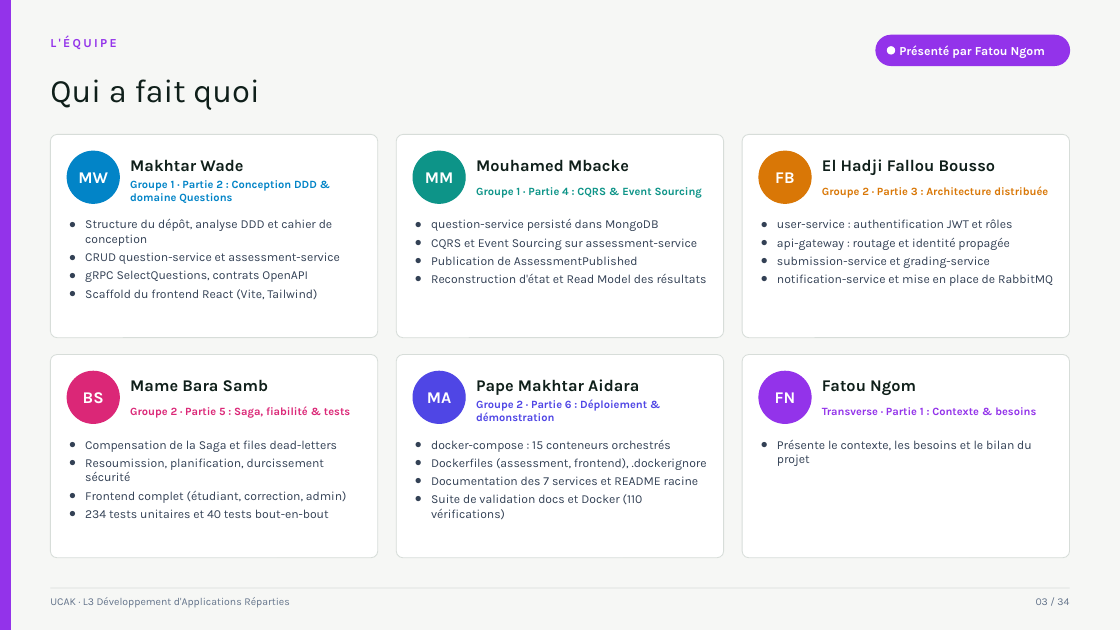
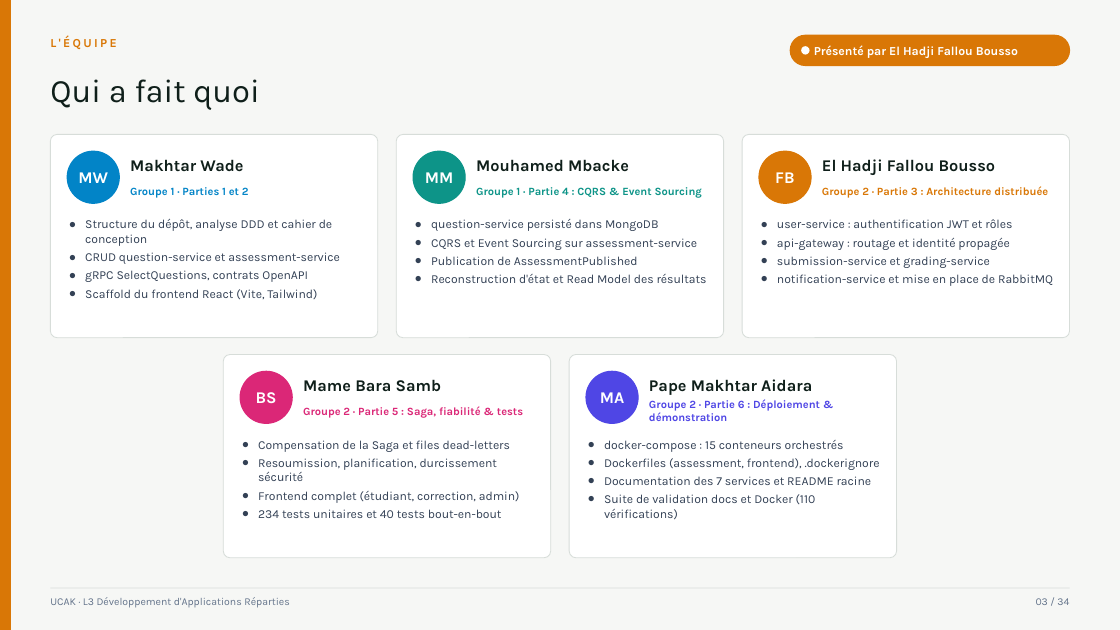
Before and after one commit to makhtar2/tp-microservices-evaluations, a slide deck: slide 3 of presentation/Soutenance-Plateforme-Evaluations.pptx. Drawn at 1120x630 pixels with LibreOffice and Linux fonts; fonts in the diff are those of the drawing. Boxes give left, top, right and bottom in pixels: in the first picture for what was removed or moved away, otherwise in the second. Text is boxed around its words. In the diff, an @@ line names an element or a change of style, - is before the commit and + after.

Commit message:
docs(presentation): support régénéré, cinq présentateurs et encadrement par Fatou Ngom

```diff
--- a/presentation/Soutenance-Plateforme-Evaluations.pptx
+++ b/presentation/Soutenance-Plateforme-Evaluations.pptx
@@ rectangle at [0, 0, 10, 630]: fill #9333EA to #D97706; outline #9333EA 1 pt to #D97706 1 pt @@
@@ text "L'ÉQUIPE" at [50, 36, 116, 49]: text colour #9333EA to #D97706 @@
@@ rounded rectangle at [791, 35, 1070, 66]: fill #9333EA to #D97706; outline #9333EA 1 pt to #D97706 1 pt @@
@@ rounded rectangle: place and size @@
-rounded rectangle at [876, 35, 1070, 66]
+rounded rectangle at [791, 35, 1070, 66]
@@ ellipse: place and size @@
-ellipse at [887, 46, 896, 55]
+ellipse at [802, 46, 810, 55]
@@ text at [814, 45, 1018, 58]: text changed @@
-Présenté par Fatou Ngom
+Présenté par El Hadji Fallou Bousso
@@ text at [130, 187, 249, 198]: text changed @@
-Groupe 1 · Partie 2 : Conception DDD & domaine Questions
+Groupe 1 · Parties 1 et 2
@@ rounded rectangle removed at [743, 355, 1070, 558] @@
@@ 8 texts, 2 rounded rectangles, 2 ellipses: place and size @@
-8 texts, 2 rounded rectangles, 2 ellipses at [50, 355, 724, 558]
+8 texts, 2 rounded rectangles, 2 ellipses at [223, 355, 897, 558]
@@ ellipse removed at [760, 371, 812, 423] @@
@@ text removed at [822, 380, 916, 395] @@
-Fatou Ngom
@@ text removed at [775, 392, 796, 403] @@
-FN
@@ text removed at [822, 407, 1036, 415] @@
-Transverse · Partie 1 : Contexte & besoins
@@ text removed at [777, 440, 1032, 466] @@
-● Présente le contexte, les besoins et le bilan du projet
```
Also in this commit, not shown: 25 other slides changed.
